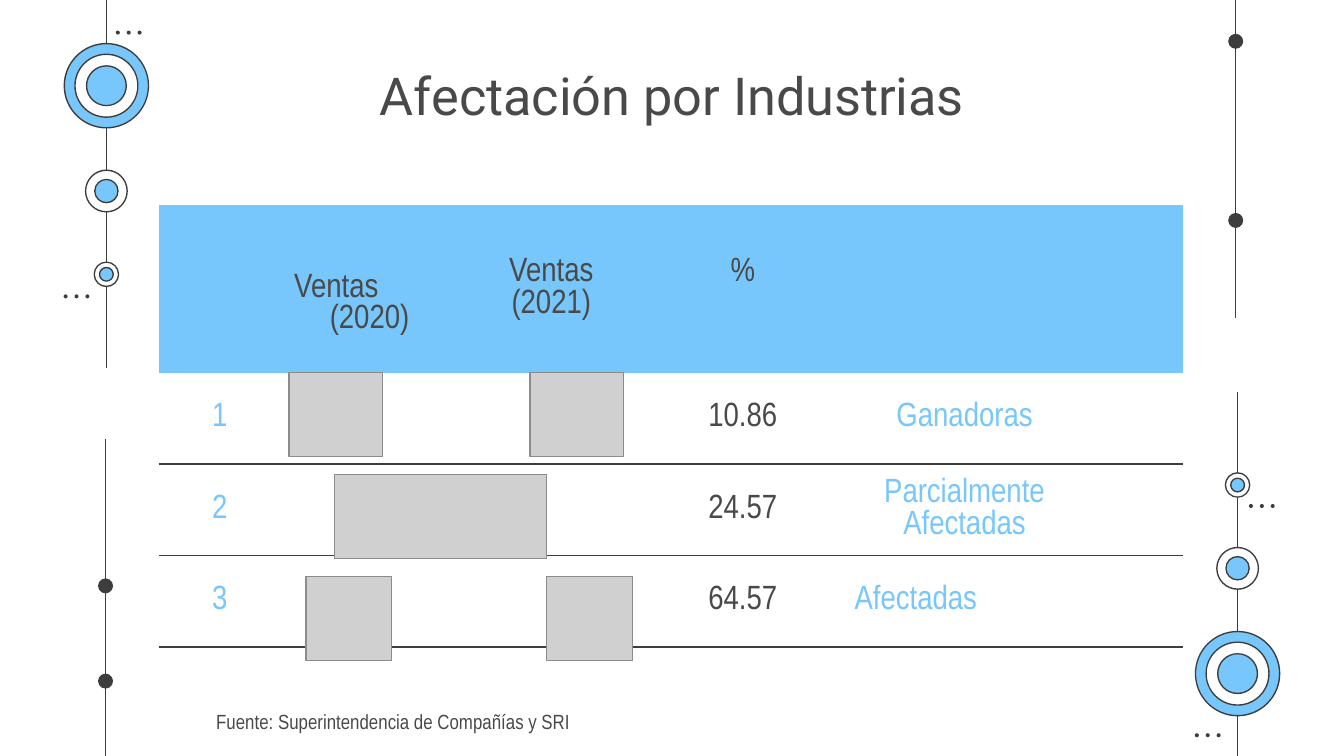
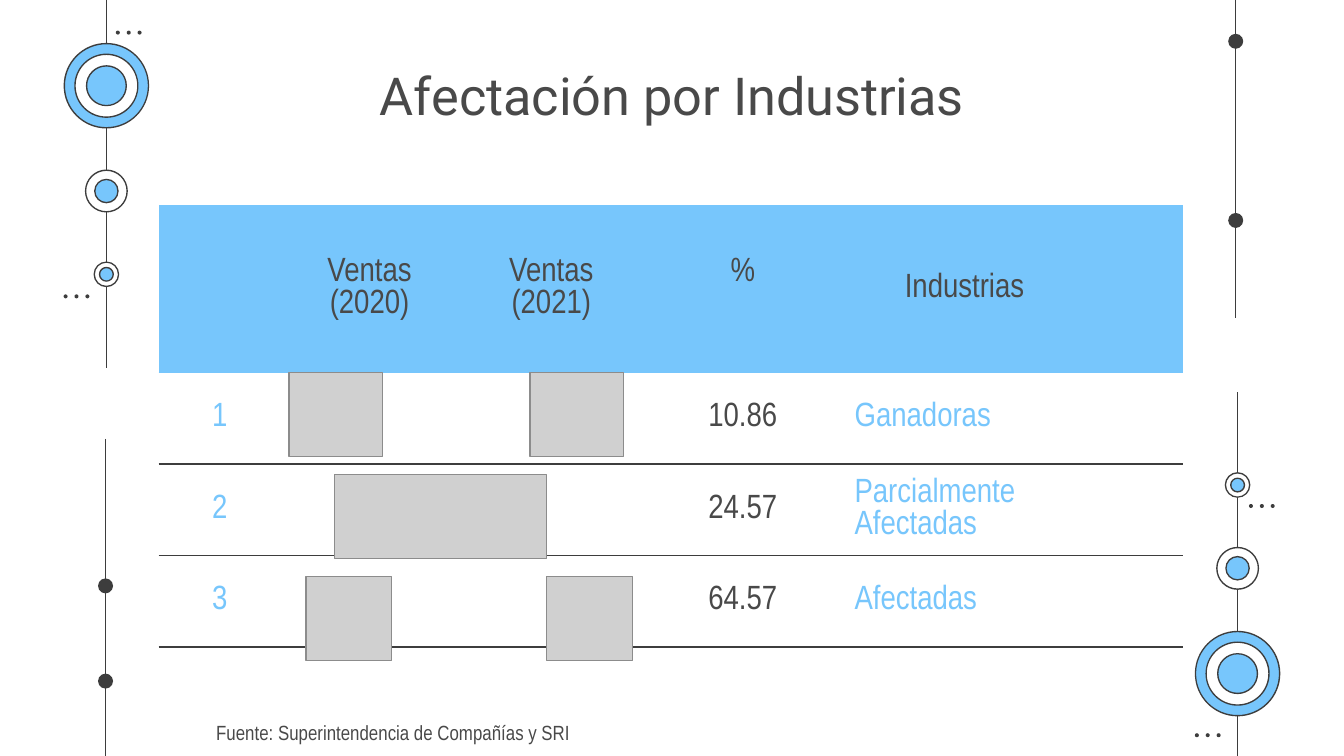
Before and after one commit to g1AI/SAI_PYMES, a slide deck: slide 5 of 6. Despliegue/AI En PYMES.pptx. Drawn at 1344x756 pixels with LibreOffice and Linux fonts; fonts in the diff are those of the drawing; grey boxes stand for pictures. Boxes give left, top, right and bottom in pixels: in the first picture for what was removed or moved away, otherwise in the second. Text is boxed around its words. In the diff, an @@ line names an element or a change of style, - is before the commit and + after.

```diff
--- a/6. Despliegue/AI En PYMES.pptx
+++ b/6. Despliegue/AI En PYMES.pptx
@@ table at <box>159,204,1183,645</box> @@
-row 1, column 5: 
+row 1, column 5: Industrias
@@ alignment left to centre @@
@@ alignment centre to left @@
@@ text "Fuente: Superintendencia de Compañías y ...": place and size @@
-text "Fuente: Superintendencia de Compañías y ..." at <box>216,714,569,733</box>
+text "Fuente: Superintendencia de Compañías y ..." at <box>216,725,569,744</box>
```
Also in this commit, not shown: 7 other slides changed, 7 slides added, 1 slide removed.
